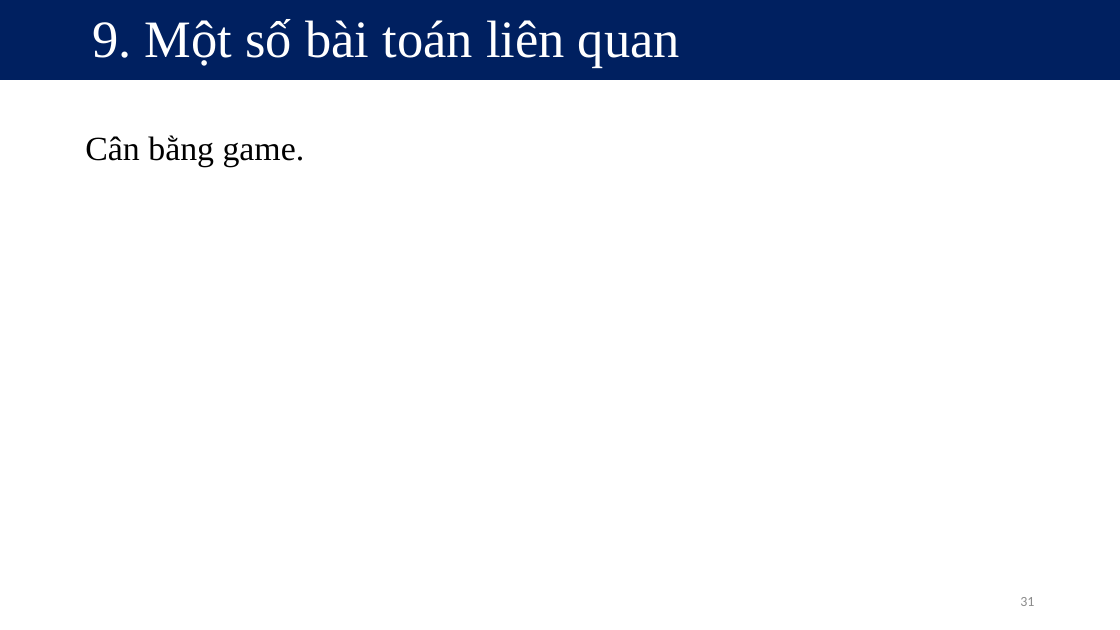
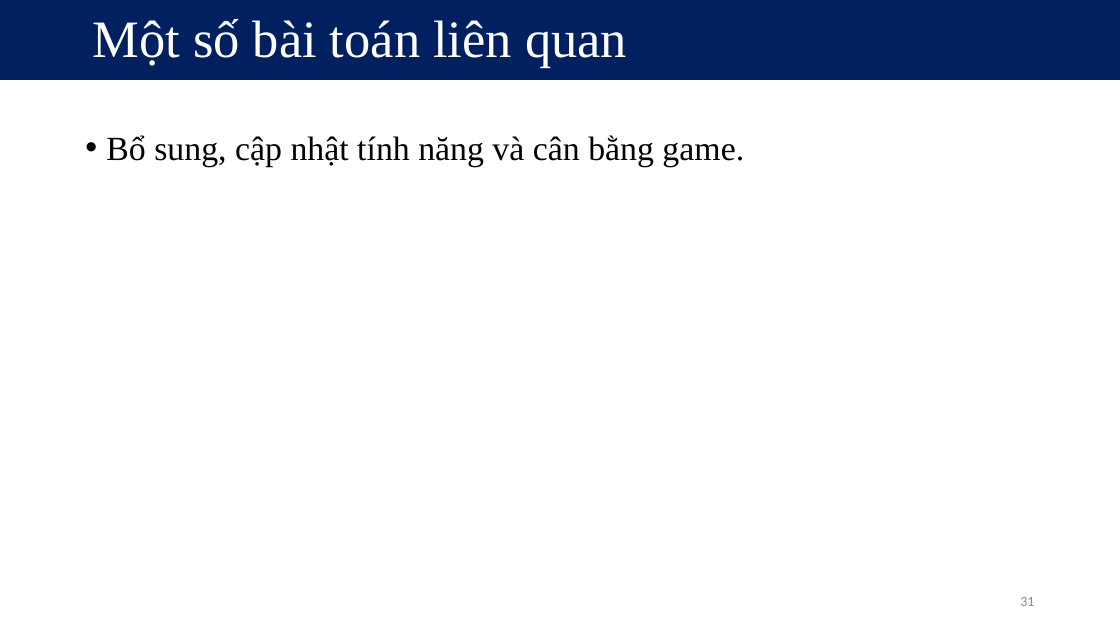
Before and after one commit to kieuconghau/lthdt-18clc1-09, a slide deck: slide 31 of Design Patterns/Design Patterns [Official]/Visitor/Visitor Design Pattern [Official].pptx. Drawn at 1120x630 pixels with LibreOffice and Linux fonts; fonts in the diff are those of the drawing. Boxes give left, top, right and bottom in pixels: in the first picture for what was removed or moved away, otherwise in the second. Text is boxed around its words. In the diff, an @@ line names an element or a change of style, - is before the commit and + after.

```diff
--- a/Design Patterns/Design Patterns [Official]/Visitor/Visitor Design Pattern [Official].pptx
+++ b/Design Patterns/Design Patterns [Official]/Visitor/Visitor Design Pattern [Official].pptx
@@ title at <box>92,19,627,67</box>: text changed @@
-9. Một số bài toán liên quan
+Một số bài toán liên quan
@@ text at <box>106,135,744,166</box>: text changed @@
-Cân bằng game.
+• Bổ sung, cập nhật tính năng và cân bằng game.
```
Also in this commit, not shown: 36 other slides changed, 38 other files.
